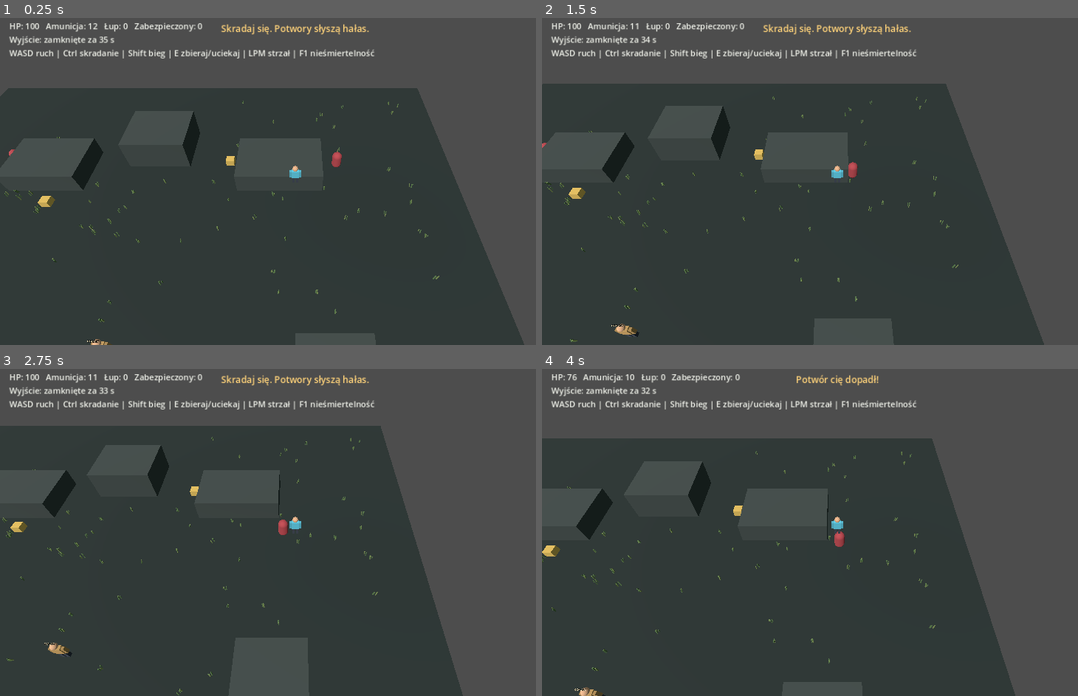
Above: before the commit, frames 1-4 (two rows, left to right).
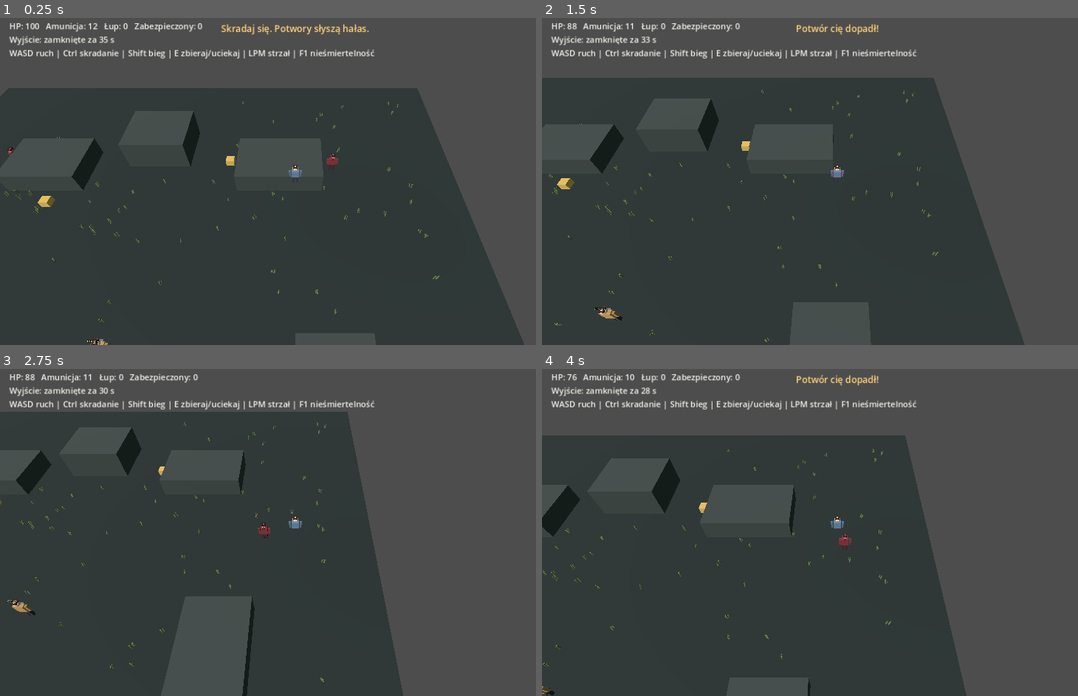
Above: after the commit, the same moments.

Repository: SansDoritos1337/Gameofsurvivals
Game: Godot game, scene res://scenes/Main.tscn
Two runs of this game, one before a commit and one after it. Both use one fixed random seed, a clock stepped at 60 frames per second and the inputs below.
Inputs (mouse positions are in pixels of both pictures, inside the frame that each line leads up to):
- Up to frame 1 (0.25 s): no input
- Up to frame 2 (1.5 s): tap Enter at 0.5 s; move the mouse to (965, 161) at 0.52 s; hold D 0.53-1.28 s; hold Ctrl 0.53-1.28 s; click (965, 161) at 0.67 s; move the mouse to (718, 194) at 1.27 s; hold S from 1.28 s (still down); tap Shift at 1.35 s
- Up to frame 3 (2.75 s): move the mouse to (353, 457) at 2.02 s; release S at 2.03 s; hold D from 2.03 s (still down); hold E from 2.03 s (still down)
- Up to frame 4 (4 s): move the mouse to (810, 597) at 2.77 s; release D at 2.78 s; release E at 2.78 s; hold W 2.78-3.53 s; tap R at 2.85 s; click (810, 597) at 2.92 s; move the mouse to (1013, 578) at 3.52 s; hold A from 3.53 s (still down); hold Ctrl from 3.53 s (still down)

The runs differ from the first frame. In frame 1, 0.2% of the frame differs, in the area x 1-64%, y 39-100%; in frame 2, 6.7%; in frame 3, 13%, in the area x 0-87%, y 1-100%; in frame 4, 8.8%.

Commit message:
Improve survivor and monster visuals in 3D prototype

Diff:
--- a/scripts/Main.gd
+++ b/scripts/Main.gd
@@ -172,13 +172,31 @@
     parent.add_child(instance)
     return instance
 
-func _create_human_model(parent: Node3D, shirt_color: Color) -> void:
-    _create_box(parent, "Body", Vector3(0.62, 0.78, 0.34), Vector3(0, 1.12, 0), shirt_color, false)
-    _create_sphere(parent, "Head", 0.24, Vector3(0, 1.75, 0), Color("d4a27c"))
-    _create_box(parent, "LeftArm", Vector3(0.2, 0.68, 0.24), Vector3(-0.43, 1.12, 0), shirt_color.darkened(0.1), false)
-    _create_box(parent, "RightArm", Vector3(0.2, 0.68, 0.24), Vector3(0.43, 1.12, 0), shirt_color.darkened(0.1), false)
-    _create_box(parent, "LeftLeg", Vector3(0.24, 0.66, 0.27), Vector3(-0.17, 0.35, 0), Color("343b46"), false)
-    _create_box(parent, "RightLeg", Vector3(0.24, 0.66, 0.27), Vector3(0.17, 0.35, 0), Color("343b46"), false)
+func _create_human_model(parent: Node3D, shirt_color: Color, skin_color: Color = Color("d4a27c"), hair_color: Color = Color("2d221d"), eye_color: Color = Color("f7f1df"), monster_style: bool = false) -> void:
+    var torso := _create_box(parent, "Torso", Vector3(0.64, 0.76, 0.34), Vector3(0, 1.12, 0), shirt_color, false)
+    var head := _create_sphere(parent, "Head", 0.24, Vector3(0, 1.82, 0), skin_color)
+    var hair := _create_box(parent, "Hair", Vector3(0.36, 0.12, 0.34), Vector3(0, 1.98, 0.01), hair_color, false)
+    var left_arm := _create_box(parent, "LeftArm", Vector3(0.18, 0.7, 0.18), Vector3(-0.45, 1.12, 0), shirt_color.darkened(0.12), false)
+    var right_arm := _create_box(parent, "RightArm", Vector3(0.18, 0.7, 0.18), Vector3(0.45, 1.12, 0), shirt_color.darkened(0.12), false)
+    var left_leg := _create_box(parent, "LeftLeg", Vector3(0.22, 0.7, 0.22), Vector3(-0.16, 0.34, 0), Color("2d3540"), false)
+    var right_leg := _create_box(parent, "RightLeg", Vector3(0.22, 0.7, 0.22), Vector3(0.16, 0.34, 0), Color("2d3540"), false)
+
+    if monster_style:
+        torso.material_override = _material(Color("7d2c35"))
+        head.material_override = _material(Color("9a3a3f"))
+        hair.material_override = _material(Color("120d12"))
+        left_arm.material_override = _material(Color("7d2c35"))
+        right_arm.material_override = _material(Color("7d2c35"))
+        left_leg.material_override = _material(Color("3c2024"))
+        right_leg.material_override = _material(Color("3c2024"))
+        _create_sphere(parent, "EyeLeft", 0.05, Vector3(-0.08, 1.85, 0.2), eye_color)
+        _create_sphere(parent, "EyeRight", 0.05, Vector3(0.08, 1.85, 0.2), eye_color)
+        var jaw := _create_box(parent, "Jaw", Vector3(0.24, 0.12, 0.18), Vector3(0, 1.58, 0.15), Color("5d1d20"), false)
+    else:
+        var belt := _create_box(parent, "Belt", Vector3(0.7, 0.1, 0.36), Vector3(0, 0.72, 0), Color("4a2e26"), false)
+        var backpack := _create_box(parent, "Backpack", Vector3(0.34, 0.52, 0.24), Vector3(0, 1.18, -0.18), Color("6a7788"), false)
+        _create_sphere(parent, "EyeLeft", 0.03, Vector3(-0.08, 1.85, 0.2), eye_color)
+        _create_sphere(parent, "EyeRight", 0.03, Vector3(0.08, 1.85, 0.2), eye_color)
 
 func _material(color: Color, transparent := false) -> StandardMaterial3D:
     var result := StandardMaterial3D.new()
@@ -200,7 +218,9 @@
     collision.position.y = 0.9
     actor.add_child(collision)
     if actor_name == "Player":
-        _create_human_model(actor, color)
+        _create_human_model(actor, Color("5d7d9d"), Color("d9b08a"), Color("2d1c17"), Color("eef4ff"), false)
+    elif actor_name == "Monster":
+        _create_human_model(actor, Color("7d2c35"), Color("9a3a3f"), Color("130d12"), Color("f7f4ef"), true)
     else:
         var mesh_instance := MeshInstance3D.new()
         var mesh := CapsuleMesh.new()
@@ -222,7 +242,7 @@
     survivor.name = "Ocalały"
     survivor.position = position
     add_child(survivor)
-    _create_human_model(survivor, Color("b28b53"))
+    _create_human_model(survivor, Color("b28b53"), Color("d9b08a"), Color("362015"), Color("f5f4ee"), false)
     var name_tag := Label3D.new()
     name_tag.text = "OCALAŁY"
     name_tag.position = Vector3(0, 2.25, 0)
@@ -446,3 +466,12 @@
         message_label.text = "Przytrzymaj E w strefie wyjścia, aby uciec."
     else:
         message_label.text = ""
+
+func _process(delta: float) -> void:
+    _physics_process(delta)
+
+func _input(event: InputEvent) -> void:
+    _unhandled_input(event)
+
+func _draw() -> void:
+    pass
